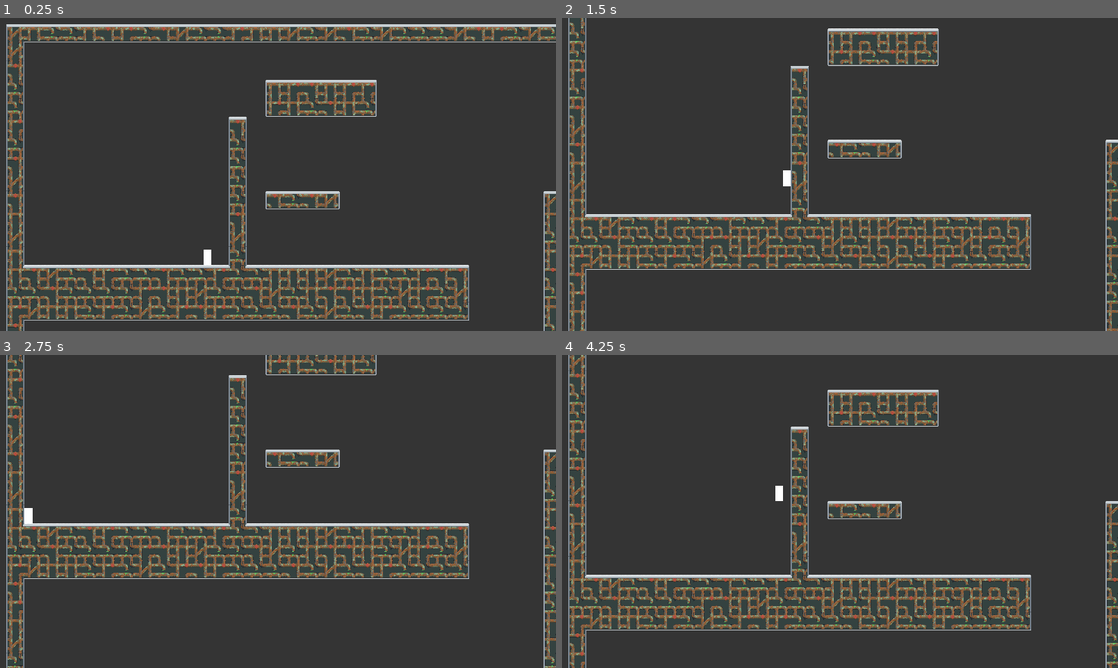
Above: before the commit, frames 1-4 (two rows, left to right).
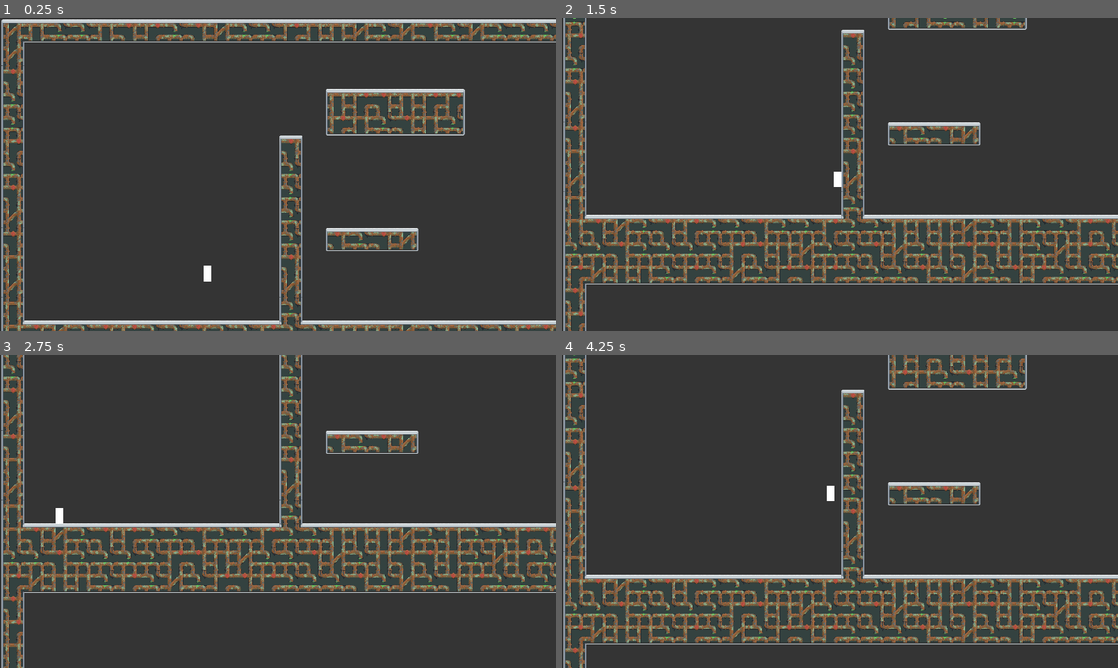
Above: after the commit, the same moments.

Repository: Muhhhhh/summer
Game: Godot game, scene res://scenes/test_world.tscn
The game is run twice, just before and just after one commit, with the same random seed, the same clock (stepped at 60 frames per second) and the same inputs. The project has no main scene, so this scene is started directly.
Inputs:
- Up to frame 1 (0.25 s): no input
- Up to frame 2 (1.5 s): hold Right (right) from 0.53 s (still down); tap Shift (dash) at 0.6, 1.35 s; tap Up (up) at 0.77 s
- Up to frame 3 (2.75 s): tap Up (up) at 1.52 s; release Right (right) at 2.03 s; hold Left (left) from 2.03 s (still down); tap Shift (dash) at 2.1 s
- Up to frame 4 (4.25 s): release Left (left) at 2.78 s; hold Right (right) from 2.78 s (still down); tap Shift (dash) at 2.85, 3.6 s; tap Up (up) at 3.02, 3.77 s

The runs differ from the first frame. In frame 1, 24% of the frame differs, in the area x 0-100%, y 0-100%; in frame 2, 21%; in frame 3, 20%; in frame 4, 22%.

Commit message:
I forgot I had the TileMap scaled; reset the scale to make it pixel perfect

Diff:
--- a/scenes/test_world.tscn
+++ b/scenes/test_world.tscn
@@ -104,7 +104,6 @@
 
 [node name="TileMap2" type="TileMap" parent="."]
 material = SubResource("ShaderMaterial_06ku8")
-scale = Vector2(0.8, 0.8)
 tile_set = ExtResource("3_hpr4f")
 format = 2
 layer_0/tile_data = PackedInt32Array(589823, 917506, 1, 524287, 917506, 11, 458751, 917506, 1, 393215, 196610, 6, 32767 …(9379 unchanged characters)…
